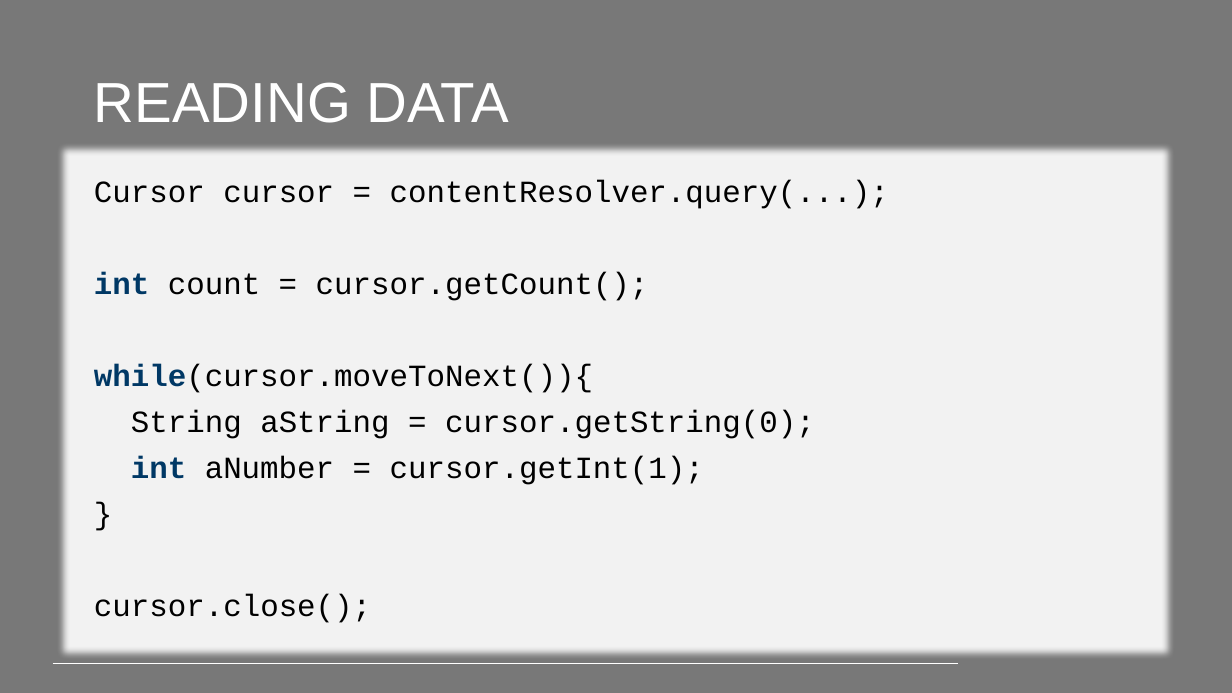
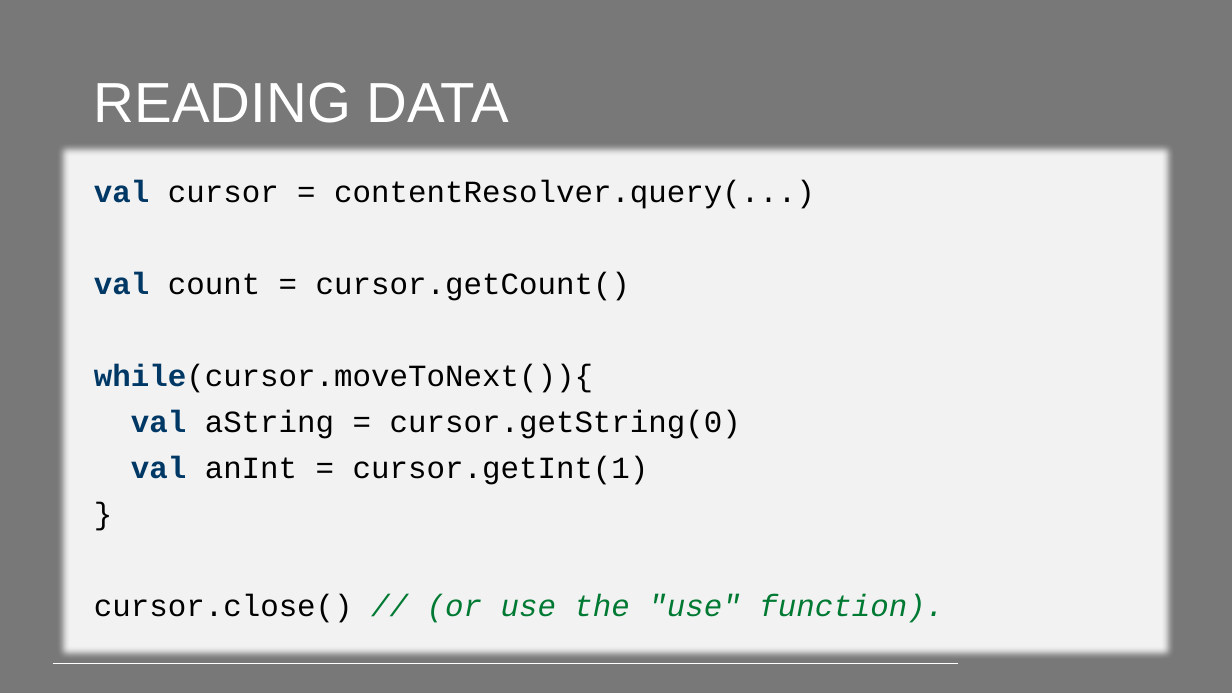
Before and after one commit to PeppeL-G/course-material, a slide deck: slide 9 of src/lectures/android-content-providers/android-content-providers.pptx. Drawn at 1232x693 pixels with LibreOffice and Linux fonts; fonts in the diff are those of the drawing; background and template pictures are left out. Boxes give left, top, right and bottom in pixels: in the first picture for what was removed or moved away, otherwise in the second. Text is boxed around its words. In the diff, an @@ line names an element or a change of style, - is before the commit and + after.

```diff
--- a/src/lectures/android-content-providers/android-content-providers.pptx
+++ b/src/lectures/android-content-providers/android-content-providers.pptx
@@ text at <box>94,179,815,301</box>: text changed @@
-Cursor cursor = contentResolver.query(...);
-int count = cursor.getCount();
+val cursor = contentResolver.query(...)
+val count = cursor.getCount()
@@ text at <box>131,410,741,485</box>: text changed @@
-String aString = cursor.getString(0);
-int aNumber = cursor.getInt(1);
+val aString = cursor.getString(0)
+val anInt = cursor.getInt(1)
@@ text at <box>94,594,944,623</box>: text changed; text colour #000000 to #007A33; italic on @@
-cursor.close();
+cursor.close() // (or use the "use" function).
```
Also in this commit, not shown: 15 other slides changed, 9 other files.
